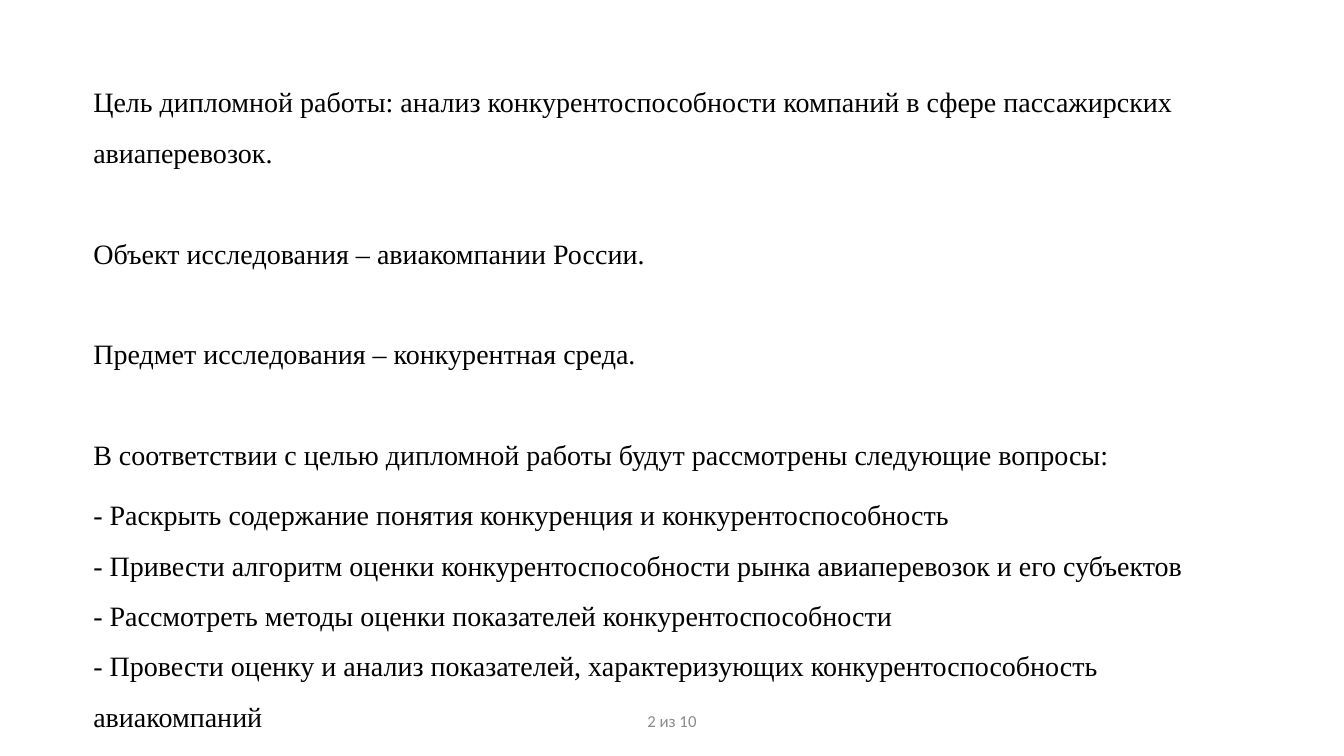
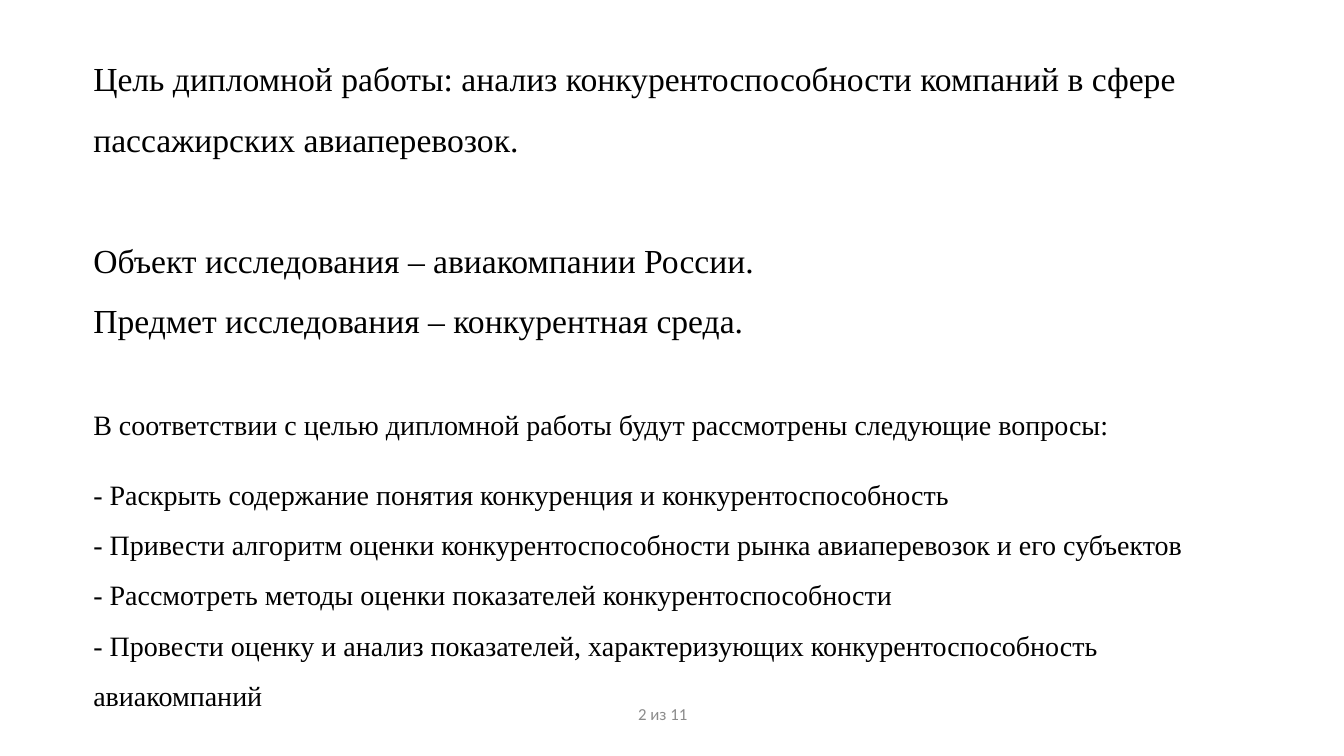
Before and after one commit to NIKOLAY-1971/Diplom_BD, a slide deck: slide 2 of ПрезентацияРубцов.pptx. Drawn at 1344x756 pixels with LibreOffice and Linux fonts; fonts in the diff are those of the drawing; background and template pictures are left out. Boxes give left, top, right and bottom in pixels: in the first picture for what was removed or moved away, otherwise in the second. Text is boxed around its words. In the diff, an @@ line names an element or a change of style, - is before the commit and + after.

```diff
--- a/ПрезентацияРубцов.pptx
+++ b/ПрезентацияРубцов.pptx
@@ title "Цель дипломной работы: анализ конкурентоспособности ...": place and size @@
-title "Цель дипломной работы: анализ конкурентоспособности ..." at [93,92,1171,471]
+title "Цель дипломной работы: анализ конкурентоспособности ..." at [93,67,1176,441]
@@ title "Цель дипломной работы: анализ конкурентоспособности ..." at [93,67,1176,441]: size 20 to 24 pt in "Цель дипломной работы: анализ конкурентоспособности компаний ..." @@
@@ text "- Раскрыть содержание понятия конкуренция ...": place and size @@
-text "- Раскрыть содержание понятия конкуренция ..." at [93,505,1182,728]
+text "- Раскрыть содержание понятия конкуренция ..." at [93,485,1182,707]
@@ page number at [638,709,687,720]: text changed @@
-2 из 10
+2 из 11
```
Also in this commit, not shown: 8 other slides changed, 1 slide added.
